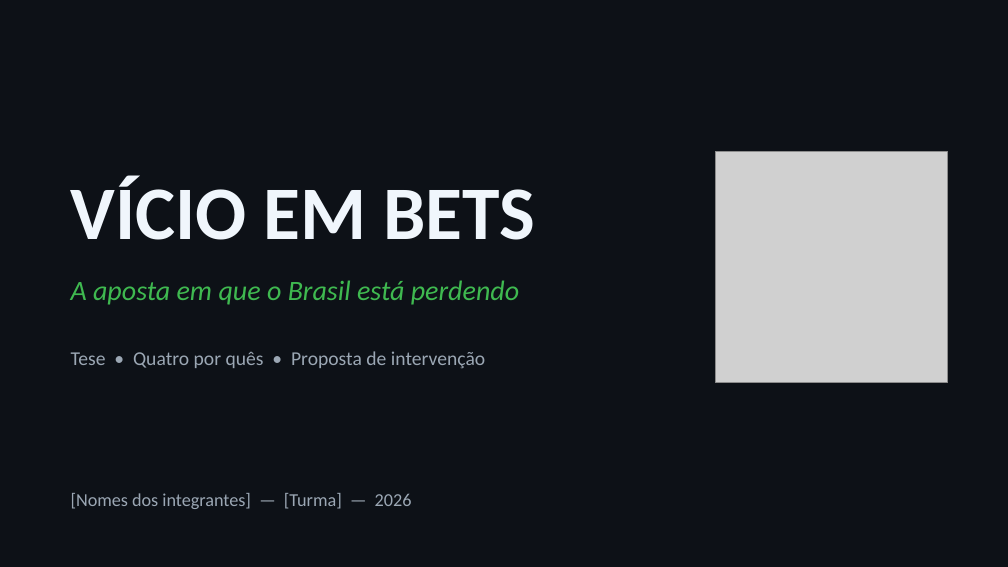
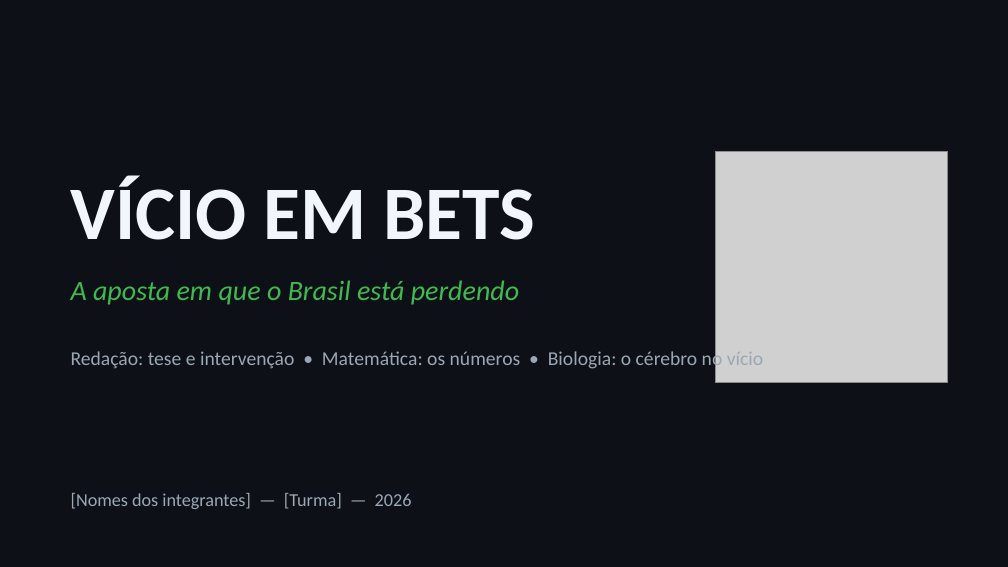
Before and after one commit to outletdoscabides10-cell/universo-site, a slide deck: slide 1 of trabalho-vicio-em-bets/vicio-em-bets.pptx. Drawn at 1008x567 pixels with LibreOffice and Linux fonts; fonts in the diff are those of the drawing; grey boxes stand for pictures. Boxes give left, top, right and bottom in pixels: in the first picture for what was removed or moved away, otherwise in the second. Text is boxed around its words. In the diff, an @@ line names an element or a change of style, - is before the commit and + after.

```diff
--- a/trabalho-vicio-em-bets/vicio-em-bets.pptx
+++ b/trabalho-vicio-em-bets/vicio-em-bets.pptx
@@ text at [71, 349, 764, 371]: text changed @@
-Tese • Quatro por quês • Proposta de intervenção
+Redação: tese e intervenção • Matemática: os números • Biologia: o cérebro no vício
```
Also in this commit, not shown: 3 slides added.
